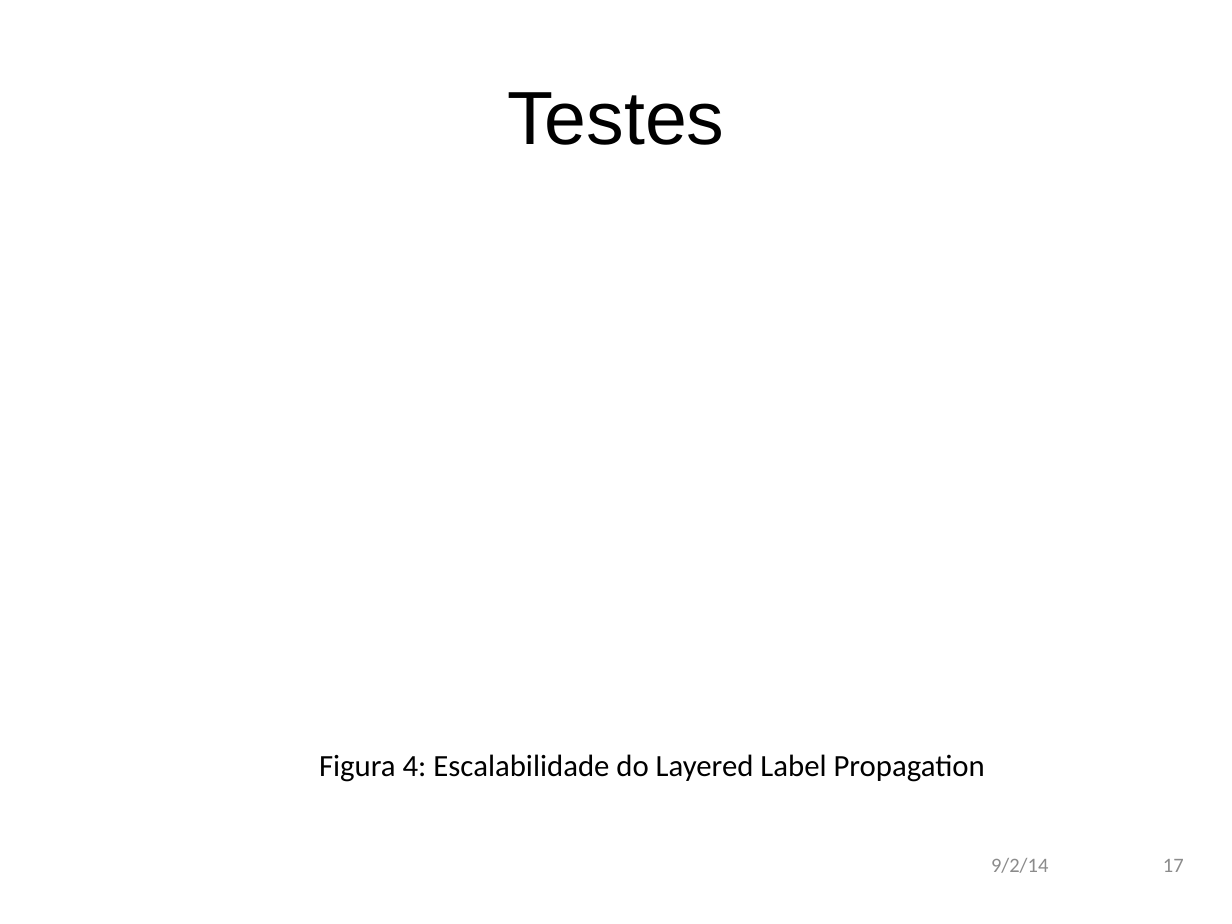
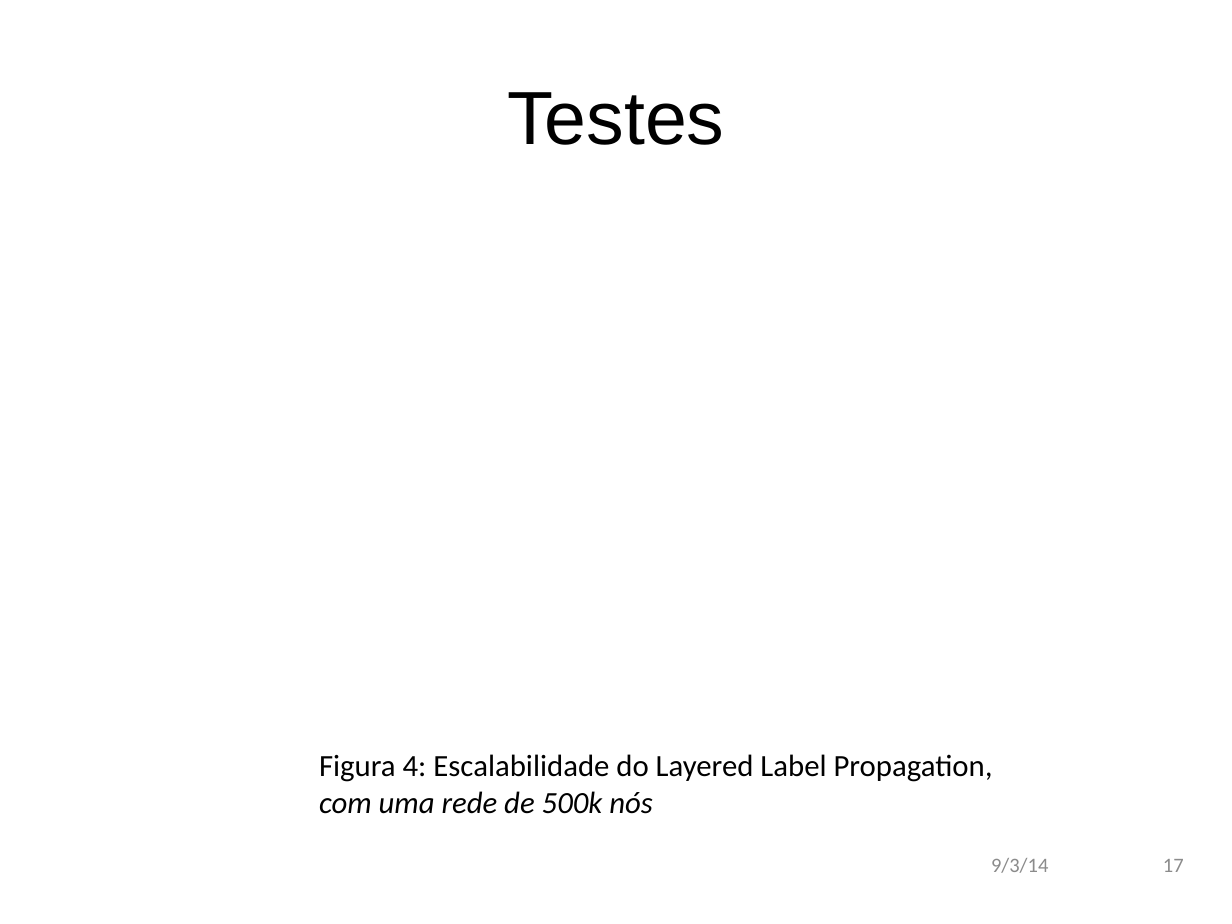
Before and after one commit to andremota/Distributed-Graph-Processing, a slide deck: slide 17 of docs/apresentação/apres_isel_format.odp. Drawn at 1232x924 pixels with LibreOffice and Linux fonts; fonts in the diff are those of the drawing; background and template pictures are left out. Boxes give left, top, right and bottom in pixels: in the first picture for what was removed or moved away, otherwise in the second. Text is boxed around its words. In the diff, an @@ line names an element or a change of style, - is before the commit and + after.

```diff
--- a/docs/apresentação/apres_isel_format.odp
+++ b/docs/apresentação/apres_isel_format.odp
@@ text at (319,754,994,814): text changed @@
-Figura 4: Escalabilidade do Layered Label Propagation
+Figura 4: Escalabilidade do Layered Label Propagation, com uma rede de 500k nós
@@ text at (991,858,1048,873): text changed @@
-9/2/14
+9/3/14
```
Also in this commit, not shown: 17 other slides changed.
